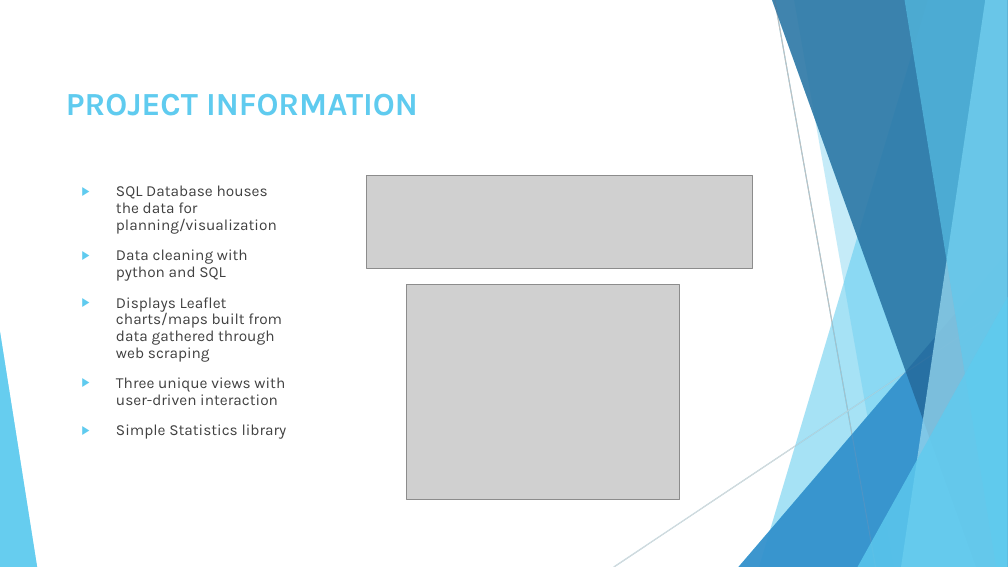
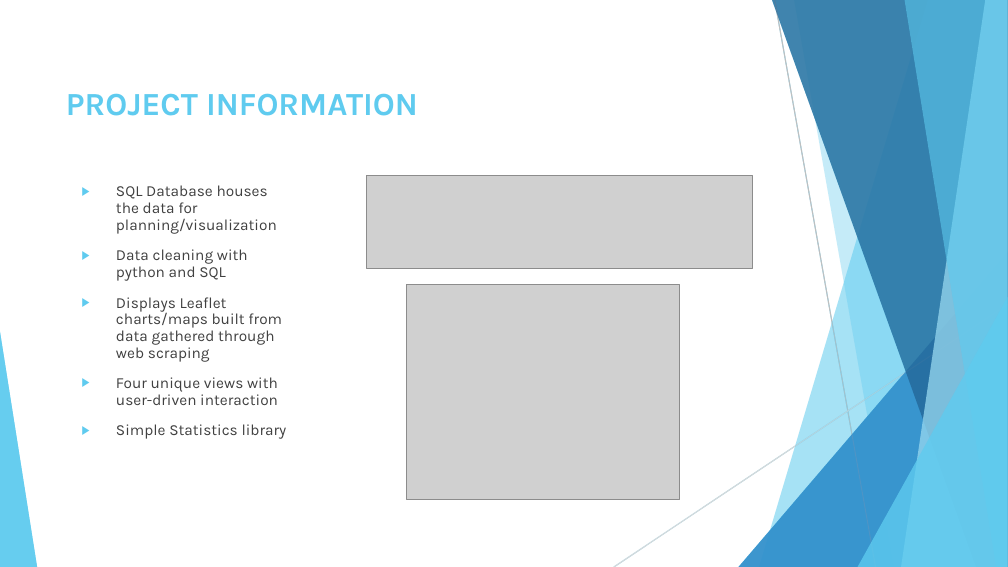
Before and after one commit to nelsonalb/World_Population-Project-3, a slide deck: slide 3 of Project 3- World Data Population.pptx. Drawn at 1008x567 pixels with LibreOffice and Linux fonts; fonts in the diff are those of the drawing; grey boxes stand for pictures. Boxes give left, top, right and bottom in pixels: in the first picture for what was removed or moved away, otherwise in the second. Text is boxed around its words. In the diff, an @@ line names an element or a change of style, - is before the commit and + after.

```diff
--- a/Project 3- World Data Population.pptx
+++ b/Project 3- World Data Population.pptx
@@ text at [116,377,278,405]: text changed @@
-▶ Three unique views with user-driven interaction
+▶ Four unique views with user-driven interaction
```
Also in this commit, not shown: 1 other slide changed.
